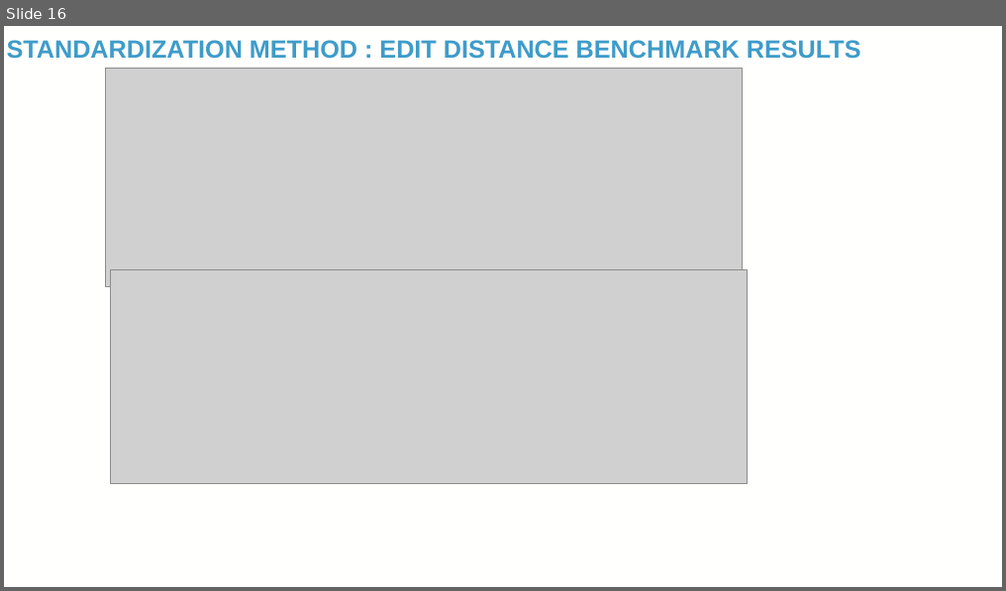
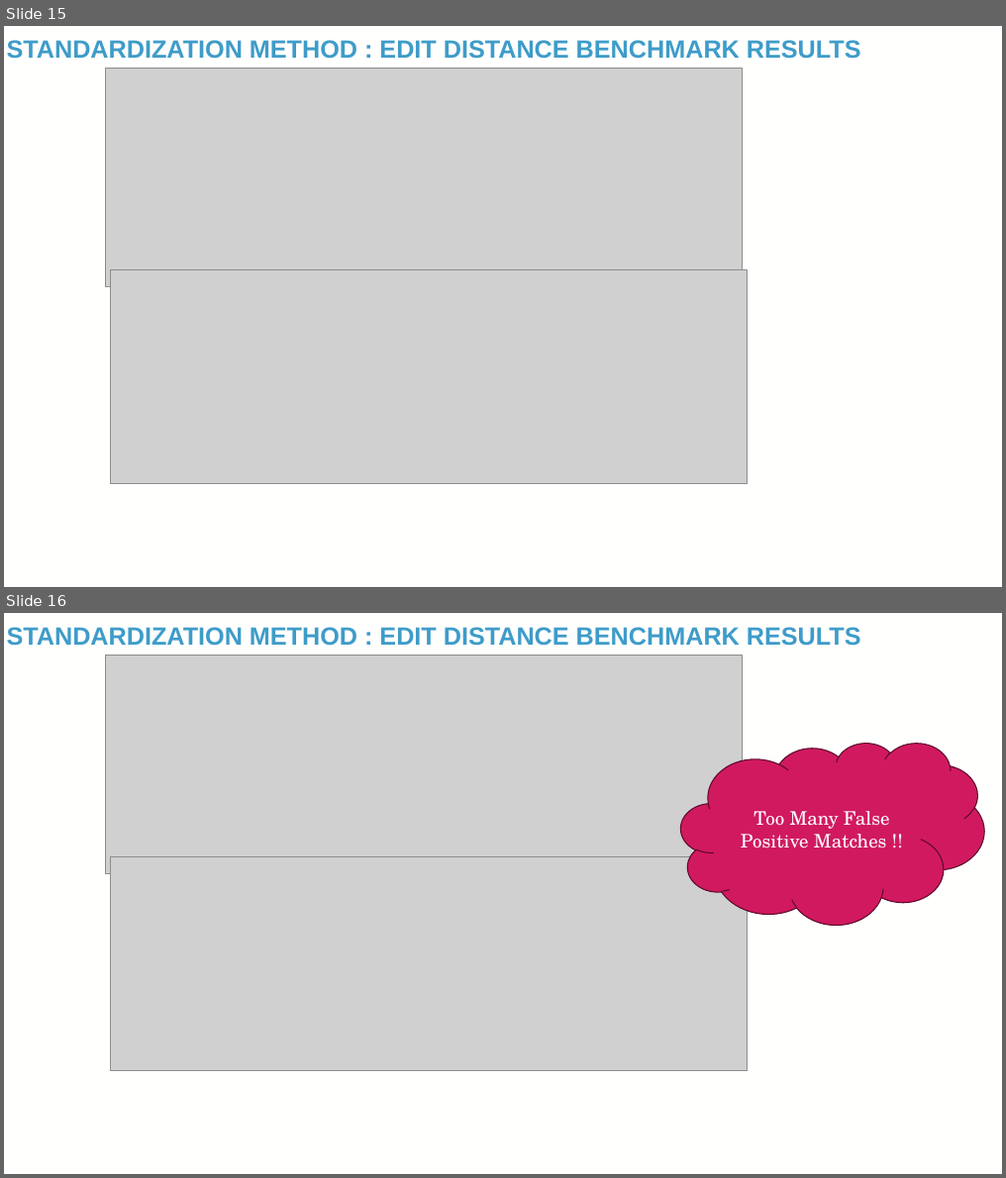
Before and after one commit to TaylorResearchLab/CANTOS, a slide deck: presentations/BIG_2024.pptx. Shown one above the other, each under a label of ours: slide 16 before the commit, slides 15 and 16 after it. The pictures are 1006x591 and 1006x1178 pixels, drawn with LibreOffice and Linux fonts; fonts in the diff are those of the drawing; grey boxes stand for pictures; background and template pictures are left out. Boxes give left, top, right and bottom in pixels: in the first picture for what was removed or moved away, otherwise in the second. Text is boxed around its words. In the diff, an @@ line names an element or a change of style, - is before the commit and + after.

Commit message:
adding presentation update affinity benchmark embeddings

```diff
--- a/presentations/BIG_2024.pptx
+++ b/presentations/BIG_2024.pptx
@@ slide 16 added at [4,613,1002,1174], background picture (left out) @@
@@ title added at [7,627,861,646], 24 pt, text #3E9CC9, bold @@
+STANDARDIZATION METHOD : EDIT DISTANCE BENCHMARK RESULTS
@@ picture added at [106,655,743,874] @@
@@ cloud added at [681,743,984,925], fill #D11960, outline #5C0B2A 1 pt, 18 pt, text #FFFFFE @@
+Too Many False Positive Matches !!
@@ picture added at [111,858,747,1071] @@
@@ page number added at [932,1134,976,1163], 12 pt, text #FFFFFE @@
+16
@@ what was slide 16 is now slide 15 @@
```
Also in this commit, not shown: 1 slide changed.
